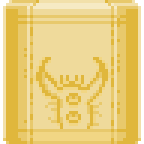
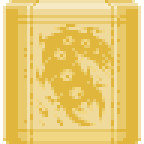
The second (144, 144) image is a revision of the first. Changes to its layers:
added layer "Pasted Layer #5" above "Layer #1" over [36, 24, 111, 126]
hid "Pasted Layer #4" over [33, 57, 111, 129]
